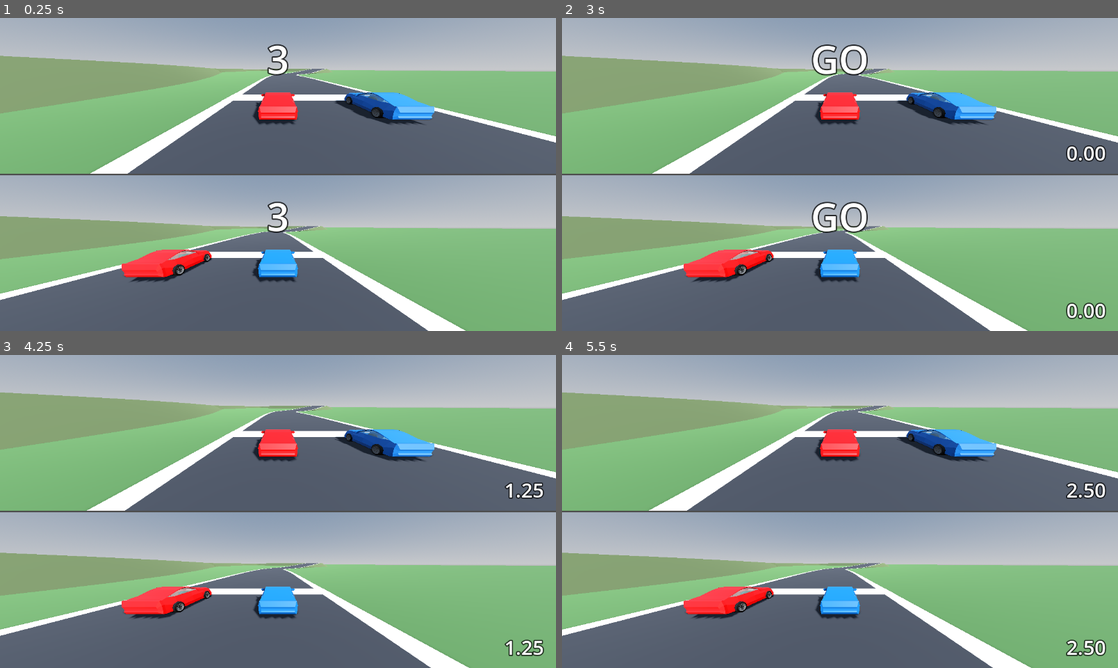
Above: before the commit, frames 1-4 (two rows, left to right).
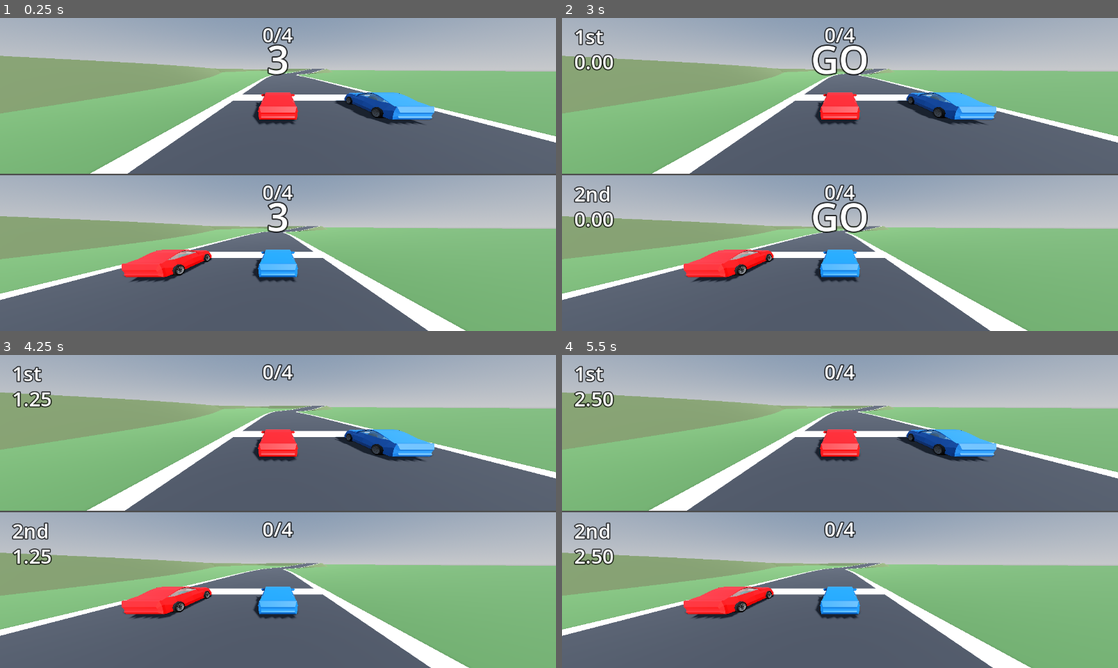
Above: after the commit, the same moments.

Repository: erte-del/2p-racing-game
Game: Godot game, scene res://scenes/main.tscn
Two runs of this game, one before a commit and one after it. Both use one fixed random seed, a clock stepped at 60 frames per second and the inputs below.
Inputs:
- Up to frame 1 (0.25 s): no input
- Up to frame 2 (3 s): tap Enter at 0.5, 2.75 s; tap Space at 1.25 s
- Up to frame 3 (4.25 s): no input
- Up to frame 4 (5.5 s): no input

The runs differ from the first frame. In frame 1, 0.4% of the frame differs, in the area x 47-53%, y 2-59%; in frame 2, 1.9%, in the area x 2-98%, y 2-97%; in frame 3, 1.8%; in frame 4, 1.9%.

Commit message:
Add a checkpoint tally and a position indicator
Each half now shows the player's position in the top left with the clock
beneath it, and their checkpoint tally centred at the top. All three are
per player, since each is tracking their own run.

Position is decided by distance along the course. The tally counts the
checkpoints that player has banked, so it stays put when the other player
collects one.

The stacked labels need size_flags_vertical = SIZE_SHRINK_BEGIN to sit at
the top: a Label shrink-centres vertically by default, which is what put
the clock halfway up the screen when it was moved before.

Co-Authored-By: Claude Opus 5 <noreply@anthropic.com>

Diff:
--- a/scenes/main.tscn
+++ b/scenes/main.tscn
@@ -100,48 +100,117 @@
 [node name="Camera" type="Camera3D" parent="Split/BottomView/SubViewport" unique_id=60247963]
 script = ExtResource("3_cam")
 
-[node name="Hud" type="VBoxContainer" parent="." unique_id=1203870661]
-anchors_preset = 15
-anchor_right = 1.0
-anchor_bottom = 1.0
-grow_horizontal = 2
-grow_vertical = 2
-mouse_filter = 2
-theme_override_constants/separation = 4
-
-[node name="Top" type="MarginContainer" parent="Hud" unique_id=1724868903]
-layout_mode = 2
-size_flags_vertical = 3
-mouse_filter = 2
-theme_override_constants/margin_right = 28
-theme_override_constants/margin_bottom = 16
-
-[node name="Label" type="Label" parent="Hud/Top" unique_id=811456760]
-layout_mode = 2
-size_flags_vertical = 8
-theme_override_colors/font_color = Color(1, 1, 1, 1)
-theme_override_colors/font_outline_color = Color(0, 0, 0, 0.75)
-theme_override_constants/outline_size = 10
-theme_override_font_sizes/font_size = 46
-horizontal_alignment = 2
-vertical_alignment = 2
-
-[node name="Bottom" type="MarginContainer" parent="Hud" unique_id=2052892177]
-layout_mode = 2
-size_flags_vertical = 3
-mouse_filter = 2
-theme_override_constants/margin_right = 28
-theme_override_constants/margin_bottom = 16
-
-[node name="Label" type="Label" parent="Hud/Bottom" unique_id=1202034009]
-layout_mode = 2
-size_flags_vertical = 8
-theme_override_colors/font_color = Color(1, 1, 1, 1)
-theme_override_colors/font_outline_color = Color(0, 0, 0, 0.75)
-theme_override_constants/outline_size = 10
-theme_override_font_sizes/font_size = 46
-horizontal_alignment = 2
-vertical_alignment = 2
+[node name="Hud" type="VBoxContainer" parent="."]
+anchors_preset = 15
+anchor_right = 1.0
+anchor_bottom = 1.0
+grow_horizontal = 2
+grow_vertical = 2
+mouse_filter = 2
+theme_override_constants/separation = 4
+
+[node name="Top" type="MarginContainer" parent="Hud"]
+layout_mode = 2
+size_flags_vertical = 3
+mouse_filter = 2
+theme_override_constants/margin_left = 28
+theme_override_constants/margin_top = 10
+
+[node name="Box" type="VBoxContainer" parent="Hud/Top"]
+layout_mode = 2
+size_flags_vertical = 0
+mouse_filter = 2
+theme_override_constants/separation = -6
+
+[node name="Place" type="Label" parent="Hud/Top/Box"]
+layout_mode = 2
+mouse_filter = 2
+horizontal_alignment = 0
+theme_override_colors/font_color = Color(1, 1, 1, 1)
+theme_override_colors/font_outline_color = Color(0, 0, 0, 0.75)
+theme_override_constants/outline_size = 10
+theme_override_font_sizes/font_size = 46
+
+[node name="Clock" type="Label" parent="Hud/Top/Box"]
+layout_mode = 2
+mouse_filter = 2
+horizontal_alignment = 0
+theme_override_colors/font_color = Color(1, 1, 1, 1)
+theme_override_colors/font_outline_color = Color(0, 0, 0, 0.75)
+theme_override_constants/outline_size = 10
+theme_override_font_sizes/font_size = 46
+
+[node name="Bottom" type="MarginContainer" parent="Hud"]
+layout_mode = 2
+size_flags_vertical = 3
+mouse_filter = 2
+theme_override_constants/margin_left = 28
+theme_override_constants/margin_top = 10
+
+[node name="Box" type="VBoxContainer" parent="Hud/Bottom"]
+layout_mode = 2
+size_flags_vertical = 0
+mouse_filter = 2
+theme_override_constants/separation = -6
+
+[node name="Place" type="Label" parent="Hud/Bottom/Box"]
+layout_mode = 2
+mouse_filter = 2
+horizontal_alignment = 0
+theme_override_colors/font_color = Color(1, 1, 1, 1)
+theme_override_colors/font_outline_color = Color(0, 0, 0, 0.75)
+theme_override_constants/outline_size = 10
+theme_override_font_sizes/font_size = 46
+
+[node name="Clock" type="Label" parent="Hud/Bottom/Box"]
+layout_mode = 2
+mouse_filter = 2
+horizontal_alignment = 0
+theme_override_colors/font_color = Color(1, 1, 1, 1)
+theme_override_colors/font_outline_color = Color(0, 0, 0, 0.75)
+theme_override_constants/outline_size = 10
+theme_override_font_sizes/font_size = 46
+
+[node name="Progress" type="VBoxContainer" parent="."]
+anchors_preset = 15
+anchor_right = 1.0
+anchor_bottom = 1.0
+grow_horizontal = 2
+grow_vertical = 2
+mouse_filter = 2
+theme_override_constants/separation = 4
+
+[node name="Top" type="MarginContainer" parent="Progress"]
+layout_mode = 2
+size_flags_vertical = 3
+mouse_filter = 2
+theme_override_constants/margin_top = 6
+
+[node name="Label" type="Label" parent="Progress/Top"]
+layout_mode = 2
+size_flags_vertical = 0
+mouse_filter = 2
+horizontal_alignment = 1
+theme_override_colors/font_color = Color(1, 1, 1, 1)
+theme_override_colors/font_outline_color = Color(0, 0, 0, 0.75)
+theme_override_constants/outline_size = 10
+theme_override_font_sizes/font_size = 46
+
+[node name="Bottom" type="MarginContainer" parent="Progress"]
+layout_mode = 2
+size_flags_vertical = 3
+mouse_filter = 2
+theme_override_constants/margin_top = 6
+
+[node name="Label" type="Label" parent="Progress/Bottom"]
+layout_mode = 2
+size_flags_vertical = 0
+mouse_filter = 2
+horizontal_alignment = 1
+theme_override_colors/font_color = Color(1, 1, 1, 1)
+theme_override_colors/font_outline_color = Color(0, 0, 0, 0.75)
+theme_override_constants/outline_size = 10
+theme_override_font_sizes/font_size = 46
 
 [node name="Countdown" type="VBoxContainer" parent="." unique_id=99635084]
 anchors_preset = 15
--- a/scripts/main.gd
+++ b/scripts/main.gd
@@ -30,8 +30,10 @@
 @onready var _counts: Array[Label] = [
 	$Countdown/Top/Label, $Countdown/Bottom/Label,
 ]
-@onready var _clocks: Array[Label] = [$Hud/Top/Label, $Hud/Bottom/Label]
+@onready var _clocks: Array[Label] = [$Hud/Top/Box/Clock, $Hud/Bottom/Box/Clock]
+@onready var _places: Array[Label] = [$Hud/Top/Box/Place, $Hud/Bottom/Box/Place]
 @onready var _results: Array[Label] = [$Result/Top/Label, $Result/Bottom/Label]
+@onready var _tallies: Array[Label] = [$Progress/Top/Label, $Progress/Bottom/Label]
 
 @export_group("Starting grid")
 ## Sideways offset from the centreline, in metres.
@@ -97,6 +99,7 @@
 		return
 	_race_time += delta
 	_show_clock(_format_time(_race_time))
+	_show_places()
 	for i in _cars.size():
 		if Input.is_action_just_pressed(_cars[i].input_prefix + "_reset"):
 			_reset_to_checkpoint(i)
@@ -147,6 +150,7 @@
 			return
 		_respawn[index] = marks[_next_checkpoint[index]]
 		_next_checkpoint[index] += 1
+		_show_tally(index)
 
 
 ## Put a car back on the course at its last checkpoint, facing the right way
@@ -227,6 +231,7 @@
 	_show_count("GO")
 	_race_time = 0.0
 	_show_clock(_format_time(0.0))
+	_show_places()
 	for car in _cars:
 		car.frozen = false
 	_racing = true
@@ -247,6 +252,21 @@
 func _show_clock(text: String) -> void:
 	for label in _clocks:
 		label.text = text
+
+
+## Who is ahead, by distance along the course. Each player is told their own
+## position, in their own half.
+func _show_places() -> void:
+	var ahead := _offset_of(_cars[0]) >= _offset_of(_cars[1])
+	_places[0].text = "1st" if ahead else "2nd"
+	_places[1].text = "2nd" if ahead else "1st"
+
+
+## How many checkpoints this player has banked, in their own half only, since
+## each player is tracking their own run.
+func _show_tally(index: int) -> void:
+	_tallies[index].text = "%d/%d" % [
+		_next_checkpoint[index], _track.checkpoint_count]
 
 
 func _show_result(text: String) -> void:
@@ -312,6 +332,7 @@
 	for i in _cars.size():
 		_respawn.append(at)
 		_next_checkpoint.append(0)
+		_show_tally(i)
 
 	# Keep the grid on the road even if the course opens narrow.
 	var room: float = maxf(_track.half_width_at(at) - 1.6, 0.5)
Not shown, changed: README.md
